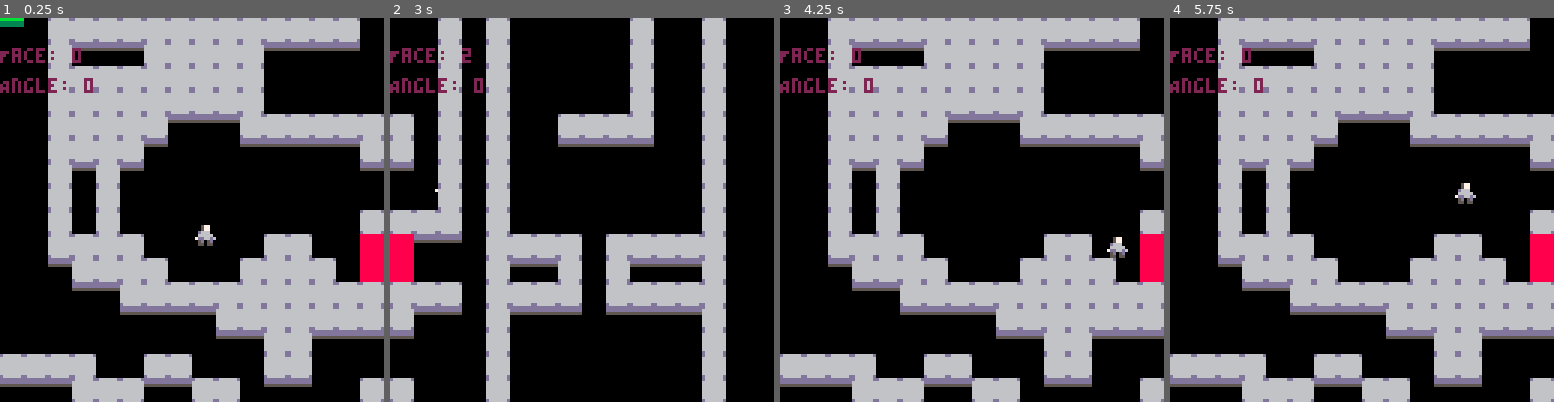
Above: before the commit, frames 1-4 (left to right).
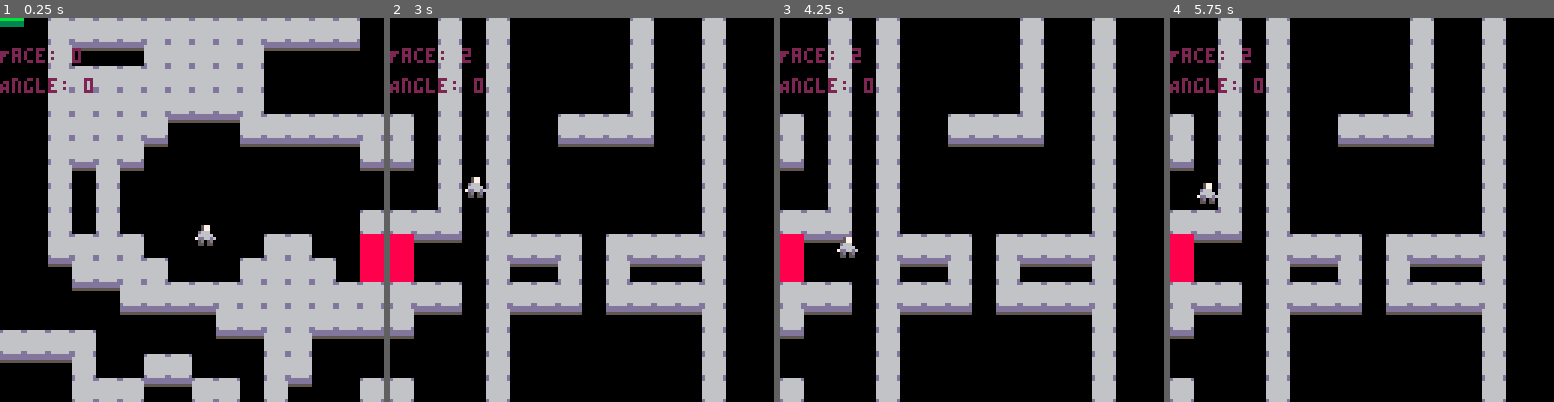
Above: after the commit, the same moments.

Repository: EmilBert/gmtkjam2025
Game: PICO-8 cartridge game.p8
Two runs of this game, one before a commit and one after it. Both use one fixed random seed, a clock stepped at 60 frames per second and the inputs below.
Inputs:
- Up to frame 1 (0.25 s): no input
- Up to frame 2 (3 s): hold Right 1.6-2.1 s; hold Up 2.15-2.42 s; hold Right from 2.47 s (still down)
- Up to frame 3 (4.25 s): release Right at 3.03 s; hold Left 3.08-3.58 s; hold Down 3.63-3.97 s; hold Right from 4.02 s (still down)
- Up to frame 4 (5.75 s): release Right at 4.68 s; hold Up 4.73-5.03 s; hold Left 5.08-5.68 s; hold Down from 5.73 s (still down)

The runs differ from the first frame. In frame 1, 3.5% of the frame differs, in the area x 0-75%, y 81-100%; in frame 2, 0.2%; in frame 3, 46%; in frame 4, 46%, in the area x 0-100%, y 0-100%.

Commit message:
feat: completed drawing map

Diff:
--- a/game.p8
+++ b/game.p8
@@ -152,73 +152,26 @@
 
 
 
-…(47 lines of a section not shown)…
 __gff__
 0000000000000000000000000000000000010101000000000000000000000000000001000000000000000000000000000000000000000000000000000000000000000000000000000000000000000000000000000000000000000000000000000000000000000000000000000000000000000000000000000000000000000000
 0000000000000000000000000000000000000000000000000000000000000000000000000000000000000000000000000000000000000000000000000000000000000000000000000000000000000000000000000000000000000000000000000000000000000000000000000000000000000000000000000000000000000000
 __map__
-0000111111111111111111111111110000001111111111111100111111111111000011001100000000001100001100000000001111110000111100110000001111111111111111111111111111111111111111111111111111110000111111110000000000000000000000000000000000000000000000000000000000000000
-0000110000001111111111000000000000001111111111000000000000000011000011001100000000001100001100000000001111110000111100130000000011000000000000000000000000000011110000000000000000000000000000110000000000000000000000000000000000000000000000000000000000000000
-0000111111111111111111000000000000001111111100000000000000000011000011001100000000001100001100001111111111110000111100130000000011000000000000000000000000000011110000000000000000000000000000110000000000000000000000000000000000000000000000000000000000000000
-0000111111111111111111000000000000001111111100000000000000000000000011001100000000001100001100001111111111110000111100130000000011000000000000000000000000000011110000000000000000000000000000110000000000000000000000000000000000000000000000000000000000000000
-0000111111111100000011111111111100001111111111000000000000000000110011001100001111111100001100001111111111110000111111111111111111000000000000000000000000000011110000000000000000000000000000110000000000000000000000000000000000000000000000000000000000000000
-0000111111110000000000000000001100001111111111111100111111111111110011001100000000000000001100001111110000110000110000000000000011000000000000000000000000000011110000000000000000000000000000110000000000000000000000000000000000000000000000000000000000000000
-0000110011000000000000000000000000001111111111111100000011000000000011001100000000000000001100001111110000110000111111111100000011000000000000110000000000000011110000000000001111110000000000110000000000000000000000000000000000000000000000000000000000000000
-0000110011000000000000000000000000001111111111111111110011000000000011001100000000000000001100001111110000110000110000001100000011000000000000110000000000000000110000000000000011000000000000110000000000000000000000000000000000000000000000000000000000000000
-0000110011000000000000000000001100001100000000000000110011000000111111001100000000000000001100001111111111110000111111111100000011000000000000110000000000000000110000000000000011000000000000110000000000000000000000000000000000000000000000000000000000000000
-0000111111110000000000111100001300001100001100000011111111000000130000001111111100111111111100001111111111110000110000000000000011000000000000110000000000000011110000000000000011000000000000110000000000000000000000000000000000000000000000000000000000000000
-0000001111111100000011111111001300001100001100000000000000000000130000001100001100110000001100001111111111110000110000000000000011000000000000111111000000000011110000000000000000000000000000110000000000000000000000000000000000000000000000000000000000000000
-0000000000111111111111111111111100001111111111111111111111111111111111001111111100111111111100001111111111110000110000000000000011000000000000000000000000000011110000000000000000000000000000110000000000000000000000000000000000000000000000000000000000000000
-0000000000000000001111111111111100001111111111111111110000000000110000001100000000000000001100001111111111110000110000000000000011000000000000000000000000000011110000000000000000000000000000110000000000000000000000000000000000000000000000000000000000000000
-0000000000000000000000111100000000001111111111111111111111111111000000001100000000000000001100001111111111110000111111111111111111000000000000000000000000000011110000000000000000000000000000110000000000000000000000000000000000000000000000000000000000000000
-1111111100001111000000111100000000001111111111111111111111111100000000001100000000000000001100001111111111110000000000000000000011000000000000000000000000000011110000000000000000000000000000110000000000000000000000000000000000000000000000000000000000000000
-0000001111110000111100000000001100001111111111111111111111111100110000001100000000000000001100001111111111110000000000000000000011111111111111111111111111111111111111110000111111111111111111110000000000000000000000000000000000000000000000000000000000000000
+0000111111111111111111111111110000001111111111111100111111111111000011001100000000001100001100000000001111110000111100110000001100000000000000000000000000000000111111111111000000000000000000000000000000000000000000000000000000000000000000000000000000000000
+0000110000001111111111000000000000001111111111000000000000000011000011001100000000001100001100000000001111110000111100130000000011111111111111111111111111111111111111111111000000000000000000000000000000000000000000000000000000000000000000000000000000000000
+0000111111111111111111000000000000001111111100000000000000000011000011001100000000001100001100001111111111110000111100130000000011111111111111111111111111111111111111111111111111111111111100000000000000000000000000000000000000000000000000000000000000000000
+0000111111111111111111000000000000001111111100000000000000000000000011001100000000001100001100001111111111110000111100130000000011111111111111111111111111111111111111111111111111111111111100000000000000000000000000000000000000000000000000000000000000000000
+0000111111111100000011111111111100001111111111000000000000000000110011001100001111111100001100001111111111110000111111111111111111111111111111111111111111111111111111111111111111111111111100000000000000000000000000000000000000000000000000000000000000000000
+0000111111110000000000000000001100001111111111111100111111111111110011001100000000000000001100001111110000110000110000000000000011111111111111111111111111111111000000000000000000001111111100000000000000000000000000000000000000000000000000000000000000000000
+0000110011000000000000000000000000001111111111111100000011000000000011001100000000000000001100001111110000110000111111111100000011111111111111111111111111111111111111111111111111001111111100000000000000000000000000000000000000000000000000000000000000000000
+0000110011000000000000000000000000001111111111111111110011000000000011001100000000000000001100001111110000110000110000001100000011111111111111111111111111111111111111000000000011001111111100000000000000000000000000000000000000000000000000000000000000000000
+0000110011000000000000000000001100001100000000000000110011000000111111001100000000000000001100001111111111110000111111111100000011111111111111111111111111111111111111001111111111111111111100000000000000000000000000000000000000000000000000000000000000000000
+0000111111110000000000111100001300001100001100000011111111000000130000001111111100111111111100001111111111110000110000000000000011111111111111111111111111111111111111001111111011001111111100000000000000000000000000000000000000000000000000000000000000000000
+0000001111111100000011111111001300001100001100000000000000000000130000001100001100110000001100001111111111110000110000000000000000000000110000000000001111111111111111111111111011001111111100000000000000000000000000000000000000000000000000000000000000000000
+0000000000111111111111111111111100001111111111111111111111111111111111001111111100111111111100001111111111110000110000000000000011111111111111111111111111111111111111111111111011001111111100000000000000000000000000000000000000000000000000000000000000000000
+0000000000000000001111111111111100001111111111111111110000000000110000001100000000000000001100001111111111110000110000000000000011111111111111111111111111111111111111111111111011001111111100000000000000000000000000000000000000000000000000000000000000000000
+1111111100000000000000111100000000001111111111111111111111111111000000001100000000000000001100001111111111110000111111111111111111111111111111111111111111111111110000000000001000000000000000000000000000000000000000000000000000000000000000000000000000000000
+0000001100001111000000111100000000001111111111111111111111111100000000001100000000000000001100001111111111110000000000000000000011111111111111111111111111111111111311000000000011001100000000000000000000000000000000000000000000000000000000000000000000000000
+0000001111110000111100110000001100001111111111111111111111111100110000001100000000000000001100001111111111110000000000000000000011111111111111111111111111111111000011111111111111001111111111110000000000000000000000000000000000000000000000000000000000000000
 0000111111111111111111111111110000000000000000000000000000000000000000000000000000000000000000000000000000000000000000000000000000000000000000000000000000000000000000000000000000000000000000000000000000000000000000000000000000000000000000000000000000000000
 0000110000001111111111000000000000000000000000000000000000000000000000000000000000000000000000000000000000000000000000000000000000000000000000000000000000000000000000000000000000000000000000000000000000000000000000000000000000000000000000000000000000000000
 0000111111111111111111001200000000000000000000000000000000000000000000000000000000000000000000000000000000000000000000000000000000000000000000000000000000000000000000000000000000000000000000000000000000000000000000000000000000000000000000000000000000000000
--- a/main.lua
+++ b/main.lua
@@ -361,17 +361,15 @@
     offset: how far from the edge is the character? Counting from the left on north/south and the top on east/west.
 ]]
 function traverse(exit_direction, offset)
-    local perspective_exit_direction = exit_direction - GLOBAL_ROTATION
-    perspective_exit_direction = exit_direction % 4
-    local new_pos = connections[player.face + 1][perspective_exit_direction + 1]
+    exit_direction -= GLOBAL_ROTATION
+    exit_direction = exit_direction % 4
+    local new_pos = connections[player.face + 1][exit_direction + 1]
     update_map(player.face, new_pos[1])
     update_boxes(new_pos[1])
 
     player.face = new_pos[1]
     local new_dir = new_pos[2] + GLOBAL_ROTATION
-    local player_offset = player.width * 1.5
-    player_offset += (exit_direction == directions.NORTH or exit_direction == directions.WEST) and player.width * 0.75 or -player.width * 0.75
     new_dir = new_dir % 4
-    player.x = player.face*MAP_SIZE + ((new_dir == directions.EAST and MAP_SIZE - (player_offset)) or (new_dir == directions.WEST and player_offset) or offset)
-    player.y = ((new_dir == directions.SOUTH and MAP_SIZE - (player_offset)) or (new_dir == directions.NORTH and player_offset) or offset)
-end
+    player.x = player.face*MAP_SIZE + ((new_dir == directions.EAST and MAP_SIZE - (player.width*2)) or (new_dir == directions.WEST and player.width*2) or offset)
+    player.y = ((new_dir == directions.SOUTH and MAP_SIZE - (player.height*2)) or (new_dir == directions.NORTH and player.height*2) or offset)
+end
Not shown, changed: 94 lines of the sprite sheet (__gfx__) section of game.p8
